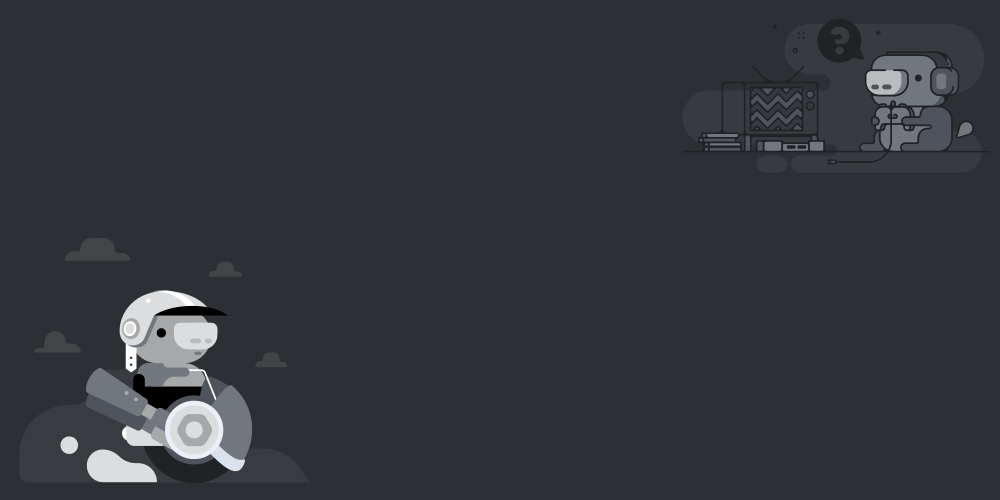
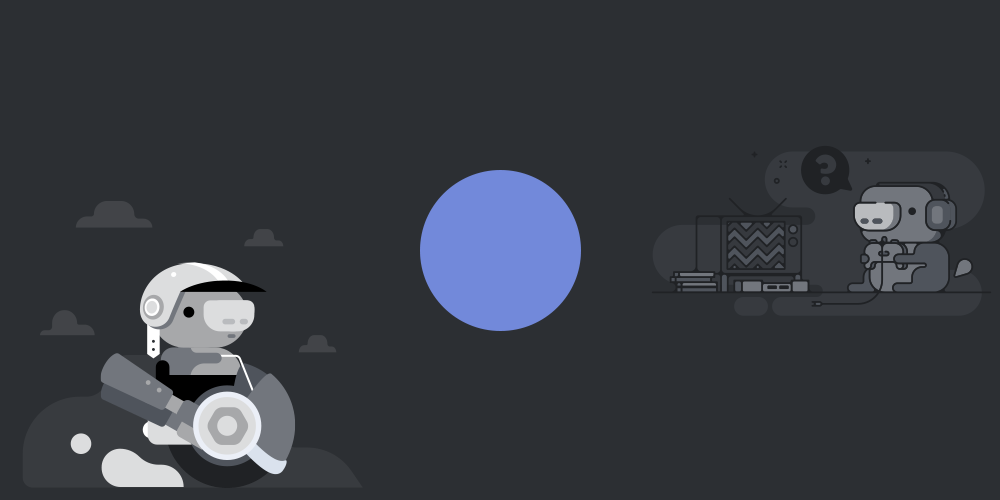
Comparing the layer stacks of the two 1000 × 500 images. Changes:
added layer "Ellipse 1" above "5a4ac7879fb43bc2509169b8fac68a4a" over bbox(420, 170, 581, 331)
painted on "5a4ac7879fb43bc2509169b8fac68a4a" over bbox(19, 201, 363, 488)
painted on "131dcaaa628405e6d0ebee7708111c7a" over bbox(652, 18, 991, 316)
